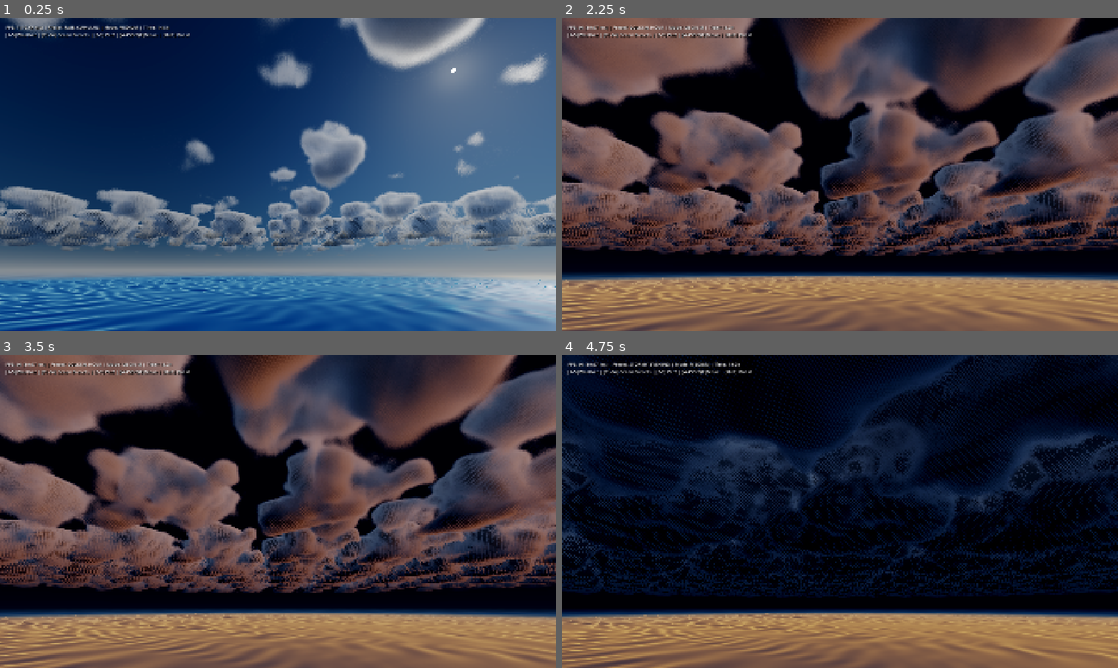
Above: before the commit, frames 1-4 (two rows, left to right).
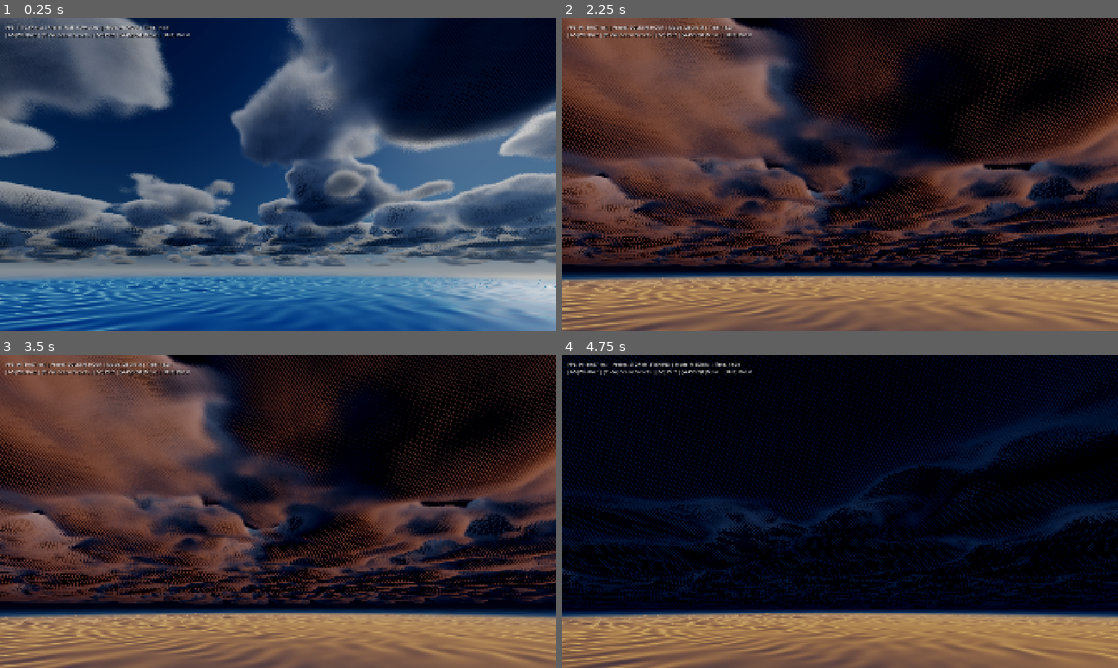
Above: after the commit, the same moments.

Repository: rlsl0422/godot-simple-sky
Game: Godot game, scene res://scenes/main_showcase.tscn
Two runs of this game, one before a commit and one after it. Both use one fixed random seed, a clock stepped at 60 frames per second and the inputs below.
Inputs (mouse positions are in pixels of both pictures, inside the frame that each line leads up to):
- Up to frame 1 (0.25 s): no input
- Up to frame 2 (2.25 s): tap Enter at 0.5 s; move the mouse to (962, 158) at 0.52 s; hold D 0.53-1.25 s; tap 1 at 0.6 s; click (962, 158) at 0.67 s; tap Space at 0.77 s; drag from (728, 190) to (812, 237) at 1.27 s; move the mouse to (895, 105) at 2.02 s; hold D from 2.03 s (still down); tap 3 at 2.1 s
- Up to frame 3 (3.5 s): release D at 2.75 s; drag from (250, 574) to (111, 464) at 2.77 s
- Up to frame 4 (4.75 s): move the mouse to (1006, 558) at 3.52 s; hold A 3.53-4.25 s; tap 5 at 3.6 s; tap Space at 3.77 s; drag from (673, 464) to (756, 433) at 4.27 s

The runs differ from the first frame. In frame 1, 50% of the frame differs, in the area x 0-100%, y 0-80%; in frame 2, 63%; in frame 3, 63%; in frame 4, 35%.

Commit message:
feat(clouds): multi-scale cloud hierarchy and planetary curvature horizon descent

Diff:
--- a/scenes/main_showcase.tscn
+++ b/scenes/main_showcase.tscn
@@ -32,10 +32,11 @@
 shader_parameter/cloud_density_multiplier = 1.3
 shader_parameter/cloud_bottom_altitude = 1600.0
 shader_parameter/cloud_top_altitude = 4200.0
-shader_parameter/cloud_scale = 0.22
+shader_parameter/cloud_scale = 0.12
 shader_parameter/detail_scale = 3.5
 shader_parameter/detail_strength = 0.42
 shader_parameter/weather_scale = 0.045
+shader_parameter/cloud_curvature_radius_km = 300.0
 shader_parameter/wind_direction = Vector3(0.8660254, 0, 0.5)
 shader_parameter/wind_speed = 6.944444444444445
 shader_parameter/custom_time = 239.107
@@ -50,7 +51,7 @@
 shader_parameter/cloud_ambient_color = Color(0.42, 0.48, 0.6, 1)
 shader_parameter/max_steps = 34
 shader_parameter/max_light_steps = 3
-shader_parameter/empty_skip_multiplier = 1.3
+shader_parameter/empty_skip_multiplier = 1.6
 shader_parameter/max_distance_km = 36.0
 shader_parameter/detail_lod_distance_km = 12.0
 shader_parameter/tonemap_mode = 1
--- a/screenshots/perf_metrics.json
+++ b/screenshots/perf_metrics.json
@@ -1,11 +1,11 @@
 {
-	"avg_fps": 44.1236656816427,
-	"avg_frame_time_ms": 22.663574853801,
+	"avg_fps": 42.5282354530245,
+	"avg_frame_time_ms": 23.5137900584795,
 	"max_frame_time_ms": 150.0,
-	"min_frame_time_ms": 4.01200000000021,
-	"percentile_1_low_fps": 7.16828749611719,
-	"percentile_99_frame_time_ms": 139.503333333333,
+	"min_frame_time_ms": 2.91233333333328,
+	"percentile_1_low_fps": 7.47860269787193,
+	"percentile_99_frame_time_ms": 133.714818181818,
 	"renderer": "NVIDIA GeForce MX450",
-	"timestamp": "2026-09-08T17:25:07",
+	"timestamp": "2026-09-08T17:41:51",
 	"total_frames": 570
 }
--- a/scripts/atmosphere_cloud_controller.gd
+++ b/scripts/atmosphere_cloud_controller.gd
@@ -102,6 +102,16 @@
 	set(val):
 		detail_fluffiness = val
 		_update_material_uniform("detail_strength", val)
+
+@export_range(0.05, 1.0, 0.01) var cloud_scale: float = 0.15: ## Base spatial scale in 1/km
+	set(val):
+		cloud_scale = val
+		_update_material_uniform("cloud_scale", val)
+
+@export_range(150.0, 2000.0, 10.0) var cloud_curvature_radius_km: float = 450.0: ## Effective planetary curvature for clouds
+	set(val):
+		cloud_curvature_radius_km = val
+		_update_material_uniform("cloud_curvature_radius_km", val)
 
 @export_range(0.0, 5.0, 0.1) var silver_lining: float = 2.4: ## Edge rim glow when looking toward the sun
 	set(val):
@@ -273,20 +283,20 @@
 			# Golden cross default (~50-60 FPS on MX450)
 			_update_material_uniform("max_steps", 34)
 			_update_material_uniform("max_light_steps", 3)
-			_update_material_uniform("empty_skip_multiplier", 1.3)
+			_update_material_uniform("empty_skip_multiplier", 1.6)
 			_update_material_uniform("max_distance_km", 36.0)
 			_update_material_uniform("detail_lod_distance_km", 12.0)
 		PerformanceMode.HIGH:
 			_update_material_uniform("max_steps", 48)
 			_update_material_uniform("max_light_steps", 5)
 			_update_material_uniform("empty_skip_multiplier", 1.8)
-			_update_material_uniform("max_distance_km", 38.0)
+			_update_material_uniform("max_distance_km", 45.0)
 			_update_material_uniform("detail_lod_distance_km", 18.0)
 		PerformanceMode.ULTRA:
 			_update_material_uniform("max_steps", 64)
 			_update_material_uniform("max_light_steps", 6)
 			_update_material_uniform("empty_skip_multiplier", 1.5)
-			_update_material_uniform("max_distance_km", 50.0)
+			_update_material_uniform("max_distance_km", 52.0)
 			_update_material_uniform("detail_lod_distance_km", 24.0)
 
 func _apply_weather_preset(preset: WeatherPreset) -> void:
@@ -338,6 +348,8 @@
 	_update_material_uniform("cloud_density_multiplier", cloud_density)
 	_update_material_uniform("cloud_bottom_altitude", cloud_bottom_altitude)
 	_update_material_uniform("cloud_top_altitude", cloud_bottom_altitude + cloud_thickness)
+	_update_material_uniform("cloud_scale", cloud_scale)
+	_update_material_uniform("cloud_curvature_radius_km", cloud_curvature_radius_km)
 	_update_material_uniform("detail_strength", detail_fluffiness)
 	_update_material_uniform("silver_lining_intensity", silver_lining)
 	_update_sun_and_atmosphere()
--- a/shaders/atmosphere_clouds.gdshader
+++ b/shaders/atmosphere_clouds.gdshader
@@ -37,10 +37,11 @@
 uniform float cloud_density_multiplier : hint_range(0.1, 5.0, 0.1) = 1.2;
 uniform float cloud_bottom_altitude : hint_range(500.0, 5000.0, 50.0) = 1600.0; // In meters
 uniform float cloud_top_altitude : hint_range(2000.0, 10000.0, 50.0) = 4400.0;   // In meters
-uniform float cloud_scale : hint_range(0.05, 2.0, 0.01) = 0.22;                   // 1/km scale
+uniform float cloud_scale : hint_range(0.05, 2.0, 0.01) = 0.12;                   // 1/km scale
 uniform float detail_scale : hint_range(0.5, 10.0, 0.1) = 3.5;
 uniform float detail_strength : hint_range(0.0, 1.0, 0.01) = 0.35;
 uniform float weather_scale : hint_range(0.005, 0.2, 0.005) = 0.045;
+uniform float cloud_curvature_radius_km : hint_range(150.0, 3000.0, 10.0) = 300.0; // Effective planetary curvature for clouds
 
 uniform vec3 wind_direction = vec3(1.0, 0.0, 0.5);
 uniform float wind_speed : hint_range(0.0, 100.0, 0.5) = 15.0; // m/s
@@ -249,31 +250,42 @@
 
 // Sample Cloud Density (pos in km space)
 float sample_cloud_density(vec3 pos_km, float height_norm, vec2 wind_offset_km, float detail_fade) {
-	// 1. Weather Map Sampling (Coverage, Cloud Type, Density)
+	// 1. Multi-scale Weather Map Sampling (Coverage, Cloud Type, Density)
 	vec2 weather_uv = (pos_km.xz + wind_offset_km * 0.04) * weather_scale;
 	vec4 weather = texture(weather_tex, weather_uv);
 
-	float cov_thresh = 1.0 - clamp(cloud_coverage * 1.25, 0.05, 0.95);
-	float cluster_mask = smoothstep(cov_thresh - 0.22, cov_thresh + 0.22, weather.r);
+	float macro_cov = weather.r;
+	// Use weather.b (density noise) as micro convective variation without expensive second texture sample
+	float micro_cov = clamp(weather.b * 1.35 - 0.15, 0.0, 1.0);
+
+	// Dual-scale coverage combination:
+	// Macro systems establish vast cloud fronts; micro pockets populate standalone small cumulus
+	float cloud_system = max(macro_cov, micro_cov * 0.76);
+	float cov_thresh = 1.0 - clamp(cloud_coverage * 1.32, 0.08, 0.92);
+	float cluster_mask = smoothstep(cov_thresh - 0.20, cov_thresh + 0.16, cloud_system);
 	if (cluster_mask < 0.005) return 0.0;
 
-	// 2. 3D Organic Convective Profile (Banishes flat tabletop plank):
-	float edge_taper = smoothstep(0.0, 0.50, cluster_mask);
-
-	// Base undulates with weather map B channel (local thermal updrafts):
-	float base_undulation = (weather.b - 0.5) * 0.18;
-	float base_start = 0.02 + (1.0 - edge_taper) * 0.25 + base_undulation;
-	float base_fade = smoothstep(base_start, base_start + 0.18, height_norm);
-
-	// Rounded dome ceiling: centers billow high into cauliflower heads, edges curve down
-	float top_ceiling = 0.65 + edge_taper * 0.32;
-	float top_fade = 1.0 - smoothstep(top_ceiling * 0.72, top_ceiling, height_norm);
+	// Cloud scale metric: 0.0 = small distinct cloud, 1.0 = massive cloud front
+	float cloud_size_factor = smoothstep(cov_thresh - 0.10, cov_thresh + 0.18, macro_cov);
+
+	// 2. 3D Convective Profile with Towering Cauliflower Updrafts:
+	float edge_taper = smoothstep(0.0, 0.45, cluster_mask);
+
+	// Base condensation line (flat, velvety underside):
+	float base_start = mix(0.04, 0.01, cloud_size_factor) + (1.0 - edge_taper) * 0.16 + (weather.b - 0.5) * 0.12;
+	float base_fade = smoothstep(base_start, base_start + 0.12, height_norm);
+
+	// Dome top: Towers can reach up to height_norm = 0.96!
+	// Gentle rolloff so 3D Worley domes form natural rounded cauliflower peaks without being cut flat!
+	float max_height = mix(0.68, 0.96, cloud_size_factor) + edge_taper * 0.12;
+	float top_fade = smoothstep(max_height, max_height - 0.38, height_norm);
 
 	float h_grad = base_fade * top_fade;
 	if (h_grad < 0.005) return 0.0;
 
-	// 3. 3D Coordinates & Base Shape Texture Sampling
-	vec3 p = vec3(pos_km.x * cloud_scale, (pos_km.y - R_EARTH) * cloud_scale, pos_km.z * cloud_scale)
+	// 3. 3D Coordinates with Isotropic Spherical Lobe Scaling
+	// Vertical multiplier (1.85) ensures vertical cauliflower lobes are round and spherical rather than pancake squashed!
+	vec3 p = vec3(pos_km.x * cloud_scale, (pos_km.y - R_EARTH) * (cloud_scale * 1.85), pos_km.z * cloud_scale)
 	         + vec3(wind_offset_km.x, 0.0, wind_offset_km.y) * 0.10;
 
 	// Domain warp from weather map channels to create wind-swept vortices
@@ -281,20 +293,23 @@
 	vec4 base_sample = texture(base_noise_tex, p + warp);
 
 	// 4. Combined Perlin-Worley + Cauliflower Billow lobes (Zone I)
-	// Base shape (R) sculpted by inverted Worley cellular domes (G, B, A)
 	float billow_worley = base_sample.g * 0.60 + base_sample.b * 0.28 + base_sample.a * 0.12;
 	// Bulging spherical cauliflower lobes: cell centers bulge outward, valleys indent
 	float lobe_sculpt = remap(base_sample.r, (1.0 - billow_worley) * 0.35, 1.0, 0.0, 1.0);
-	float cloud_shape = lobe_sculpt * (0.65 + 0.55 * billow_worley);
+
+	// Large clouds retain an expansive, cohesive core instead of shredding into small uniform pieces
+	float core_preservation = smoothstep(0.25, 0.75, cluster_mask) * cloud_size_factor;
+	float billow_mod = mix(0.70 + 0.45 * billow_worley, 0.92 + 0.25 * billow_worley, core_preservation * 0.80);
+	float cloud_shape = lobe_sculpt * billow_mod;
 
 	// Updraft dome accentuates rounded billows toward the top
-	float dome_boost = smoothstep(0.30, 0.85, height_norm);
-	cloud_shape = mix(cloud_shape, cloud_shape * billow_worley * 1.25, dome_boost * 0.40);
+	float dome_boost = smoothstep(0.25, 0.85, height_norm);
+	cloud_shape = mix(cloud_shape, cloud_shape * (0.75 + 0.60 * billow_worley), dome_boost * 0.55);
 
 	float cloud_mass = cloud_shape * h_grad * cluster_mask;
 
-	// 5. Density thresholding with smooth yet plump condensation boundary (creates puffy "몽글몽글" volume)
-	float cov_threshold = 0.16;
+	// 5. Density thresholding with smooth yet plump condensation boundary
+	float cov_threshold = mix(0.18, 0.13, core_preservation);
 	float density = smoothstep(cov_threshold, cov_threshold + 0.18, cloud_mass) * cloud_density_multiplier * 3.4;
 
 	// 6. Micro-detail erosion: active on upper billows, suppressed on cloud base for velvety smooth underside
@@ -360,25 +375,29 @@
 	vec3 sun_light_color = vec3(0.0);
 	compute_atmosphere(camera_pos_km, ray_dir, sun_dir, sky_color, sun_light_color);
 
-	// 2. Cloud Shell Ray-Sphere Intersections in km space
-	float r_bottom_km = R_EARTH + (cloud_bottom_altitude * 0.001);
-	float r_top_km = R_EARTH + (cloud_top_altitude * 0.001);
+	// 2. Curved Cloud Shell Ray-Sphere Intersections in km space
+	// Uses effective planetary curvature radius (cloud_curvature_radius_km) so distant clouds
+	// physically descend toward the horizon and merge with the sea horizon haze naturally.
+	float r_curv = cloud_curvature_radius_km;
+	vec3 cam_cloud_km = vec3(0.0, r_curv + safe_cam_alt, 0.0);
+	float r_bottom_curv = r_curv + (cloud_bottom_altitude * 0.001);
+	float r_top_curv = r_curv + (cloud_top_altitude * 0.001);
 
 	float t_bot_0, t_bot_1;
 	float t_top_0, t_top_1;
-	bool hit_bottom = ray_sphere_intersect(camera_pos_km, ray_dir, r_bottom_km, t_bot_0, t_bot_1);
-	bool hit_top = ray_sphere_intersect(camera_pos_km, ray_dir, r_top_km, t_top_0, t_top_1);
+	bool hit_bottom = ray_sphere_intersect(cam_cloud_km, ray_dir, r_bottom_curv, t_bot_0, t_bot_1);
+	bool hit_top = ray_sphere_intersect(cam_cloud_km, ray_dir, r_top_curv, t_top_0, t_top_1);
 
 	float t_start = -1.0;
 	float t_end = -1.0;
-	float cam_dist = length(camera_pos_km);
-
-	if (cam_dist < r_bottom_km) {
+	float cam_dist = length(cam_cloud_km);
+
+	if (cam_dist < r_bottom_curv) {
 		if (hit_bottom && t_bot_1 > 0.0) {
 			t_start = max(t_bot_1, 0.0);
 			t_end = t_top_1;
 		}
-	} else if (cam_dist <= r_top_km) {
+	} else if (cam_dist <= r_top_curv) {
 		t_start = 0.0;
 		t_end = hit_bottom && t_bot_0 > 0.0 ? t_bot_0 : t_top_1;
 	} else {
@@ -388,7 +407,7 @@
 		}
 	}
 
-	// Earth ground cutoff
+	// Earth ground cutoff (prevents clouds from ever dipping beneath the ocean surface)
 	float t_ground_0, t_ground_1;
 	bool hit_ground = ray_sphere_intersect(camera_pos_km, ray_dir, R_EARTH, t_ground_0, t_ground_1) && (t_ground_0 > 0.0);
 	if (hit_ground) {
@@ -446,15 +465,16 @@
 		for (int i = 0; i < max_steps; i++) {
 			if (current_t >= t_end || transmittance < 0.01) break;
 
-			vec3 sample_pos = camera_pos_km + ray_dir * current_t;
-			float current_alt = length(sample_pos);
-			float height_norm = clamp((current_alt - r_bottom_km) / (r_top_km - r_bottom_km), 0.0, 1.0);
+			vec3 sample_pos_world = camera_pos_km + ray_dir * current_t;
+			vec3 sample_pos_cloud = cam_cloud_km + ray_dir * current_t;
+			float current_alt = length(sample_pos_cloud);
+			float height_norm = clamp((current_alt - r_bottom_curv) / (r_top_curv - r_bottom_curv), 0.0, 1.0);
 
 			float detail_fade = clamp(1.0 - (current_t - (detail_lod_distance_km * 0.60)) / max(detail_lod_distance_km * 0.40, 0.001), 0.0, 1.0);
-			float density = sample_cloud_density(sample_pos, height_norm, wind_offset_km, detail_fade);
-
-			// Distance fade near horizon: smoothly merges distant clouds into the horizon boundary haze
-			float horizon_fade = clamp(1.0 - (current_t - (max_distance_km * 0.65)) / (max_distance_km * 0.35), 0.0, 1.0);
+			float density = sample_cloud_density(sample_pos_world, height_norm, wind_offset_km, detail_fade);
+
+			// Distance fade near horizon: keeps clouds solid down to horizon (31km) and softly merges into white boundary haze
+			float horizon_fade = clamp(1.0 - (current_t - (max_distance_km * 0.80)) / (max_distance_km * 0.20), 0.0, 1.0);
 			density *= horizon_fade;
 
 			if (density > 0.001) {
@@ -475,11 +495,12 @@
 				for (int j = 0; j < max_light_steps; j++) {
 					int idx = min(j, 3);
 					float l_dist = l_dists[idx];
-					vec3 light_pos = sample_pos + sun_dir * l_dist;
-					float l_alt = length(light_pos);
-					float l_height_norm = clamp((l_alt - r_bottom_km) / (r_top_km - r_bottom_km), 0.0, 1.0);
-
-					float l_dens = sample_cloud_density(light_pos, l_height_norm, wind_offset_km, 0.0);
+					vec3 light_pos_world = sample_pos_world + sun_dir * l_dist;
+					vec3 light_pos_cloud = sample_pos_cloud + sun_dir * l_dist;
+					float l_alt = length(light_pos_cloud);
+					float l_height_norm = clamp((l_alt - r_bottom_curv) / (r_top_curv - r_bottom_curv), 0.0, 1.0);
+
+					float l_dens = sample_cloud_density(light_pos_world, l_height_norm, wind_offset_km, 0.0);
 					if (j == 0) l_dens_first = l_dens;
 					optical_depth_sun += l_dens * l_weights[idx] * 8.5;
 				}
@@ -524,7 +545,7 @@
 
 		// Aerial perspective (distant clouds smoothly dissolve into white horizon haze)
 		float dist_to_clouds = min(t_start, max_distance_km);
-		float haze_factor = 1.0 - exp(-dist_to_clouds * 0.028 * atmosphere_density);
+		float haze_factor = 1.0 - exp(-dist_to_clouds * 0.026 * atmosphere_density);
 		accumulated_cloud_color = mix(accumulated_cloud_color, sky_color * (1.0 - transmittance), haze_factor * 0.72);
 
 		// Sun disc dissolves exponentially into clouds; only forward Mie glow remains behind clouds
Binary file changed: screenshots/01_noon_cumulus.png
Binary file changed: screenshots/02_sun_silver_lining.png
Binary file changed: screenshots/03_golden_sunset.png
Binary file changed: screenshots/04_above_clouds.png
Binary file changed: screenshots/05_ground_and_contour_fix.png
Binary file changed: screenshots/06_infinite_ocean_sunset.png
Binary file changed: screenshots/07_underwater_optics.png
Binary file changed: screenshots/08_underwater_antisolar.png
Binary file changed: screenshots/09_underwater_deep_extinction.png
